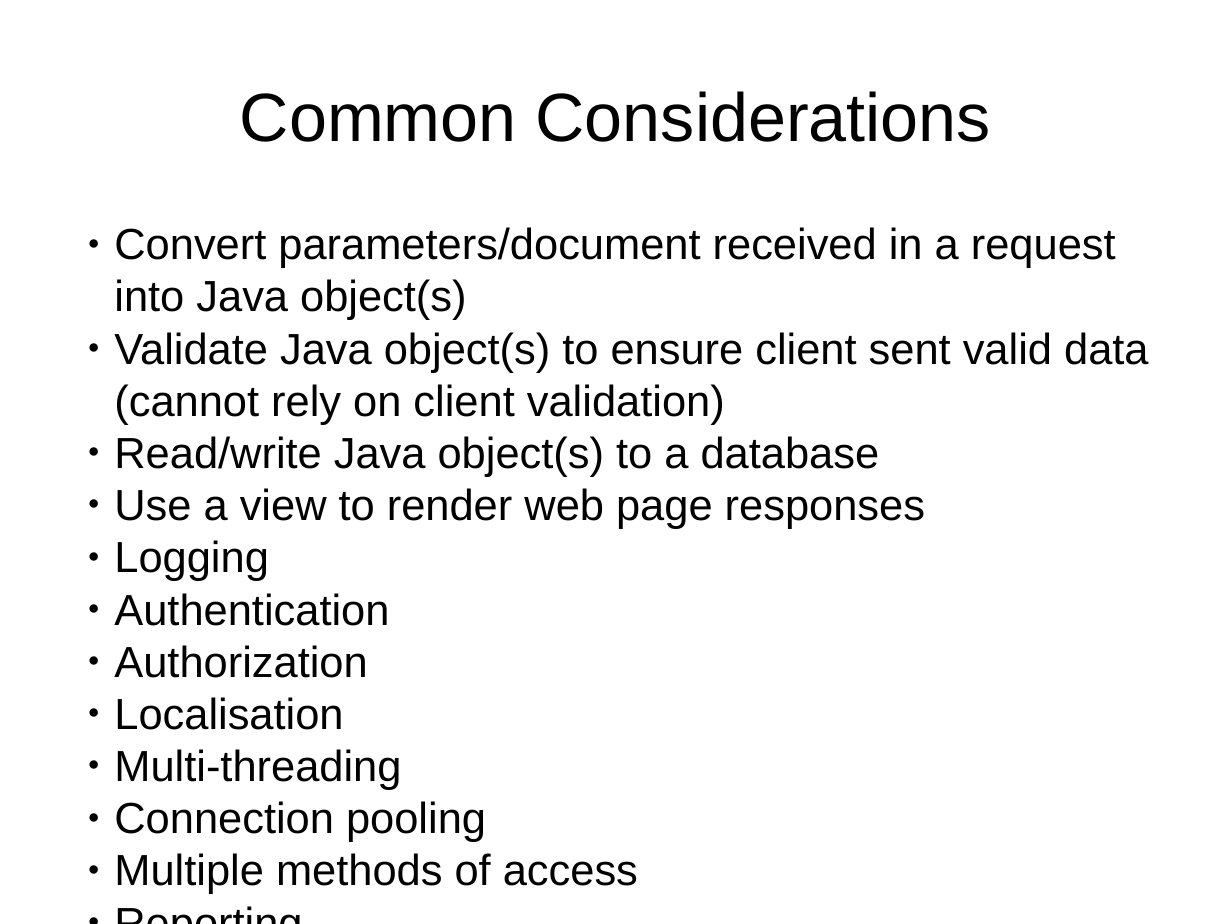
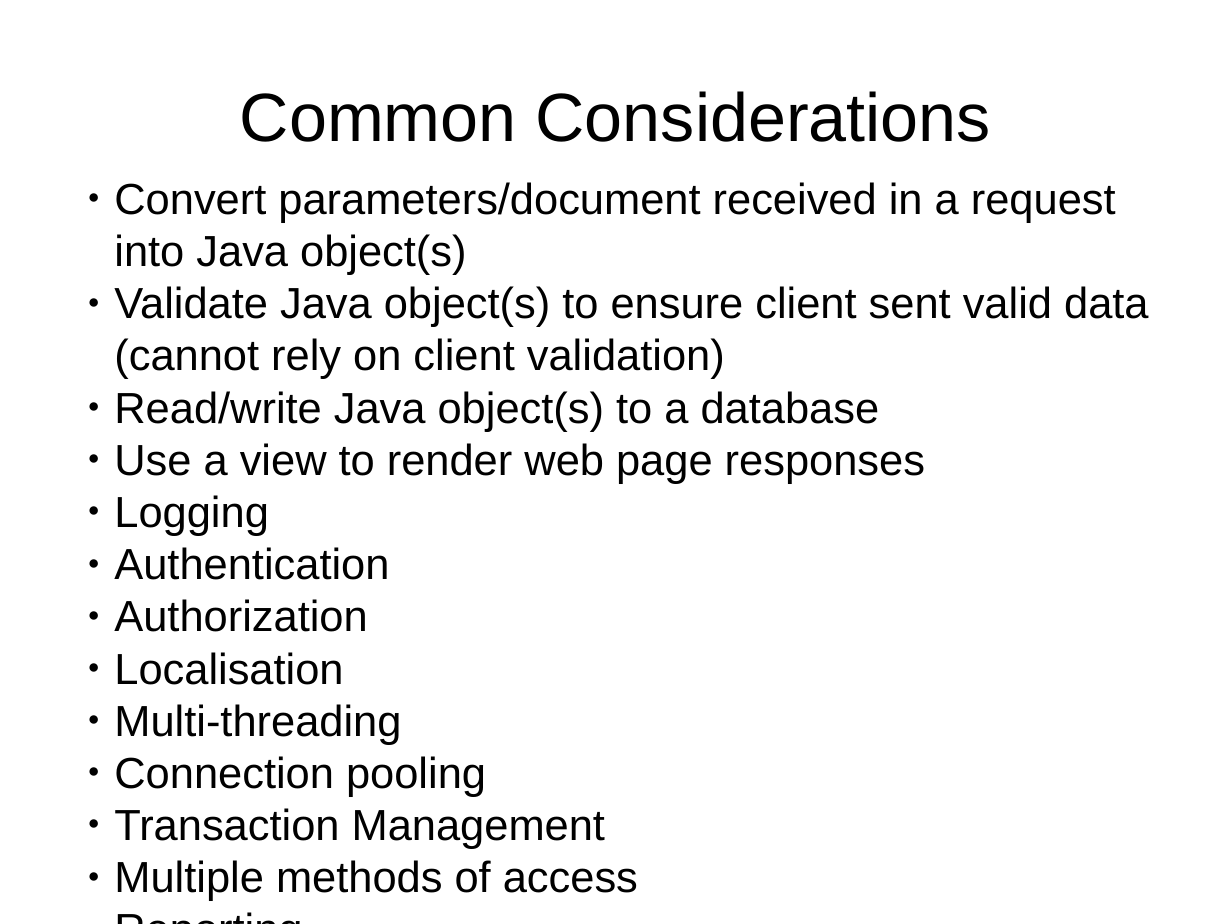
Before and after one commit to cgi-atlantic-java/J2EEBasics, a slide deck: slide 12 of J2EE Basics.odp. Drawn at 1232x924 pixels with LibreOffice and Linux fonts; fonts in the diff are those of the drawing. Boxes give left, top, right and bottom in pixels: in the first picture for what was removed or moved away, otherwise in the second. Text is boxed around its words. In the diff, an @@ line names an element or a change of style, - is before the commit and + after.

```diff
--- a/J2EE Basics.odp
+++ b/J2EE Basics.odp
@@ subtitle "Convert parameters/document received in a ..." moved from (x1=114, y1=227, x2=1149, y2=894) to (x1=114, y1=182, x2=1149, y2=901) @@
@@ subtitle at (x1=114, y1=808, x2=605, y2=849): paragraph added @@
+  ● Transaction Management
```
Also in this commit, not shown: 2 other files.
